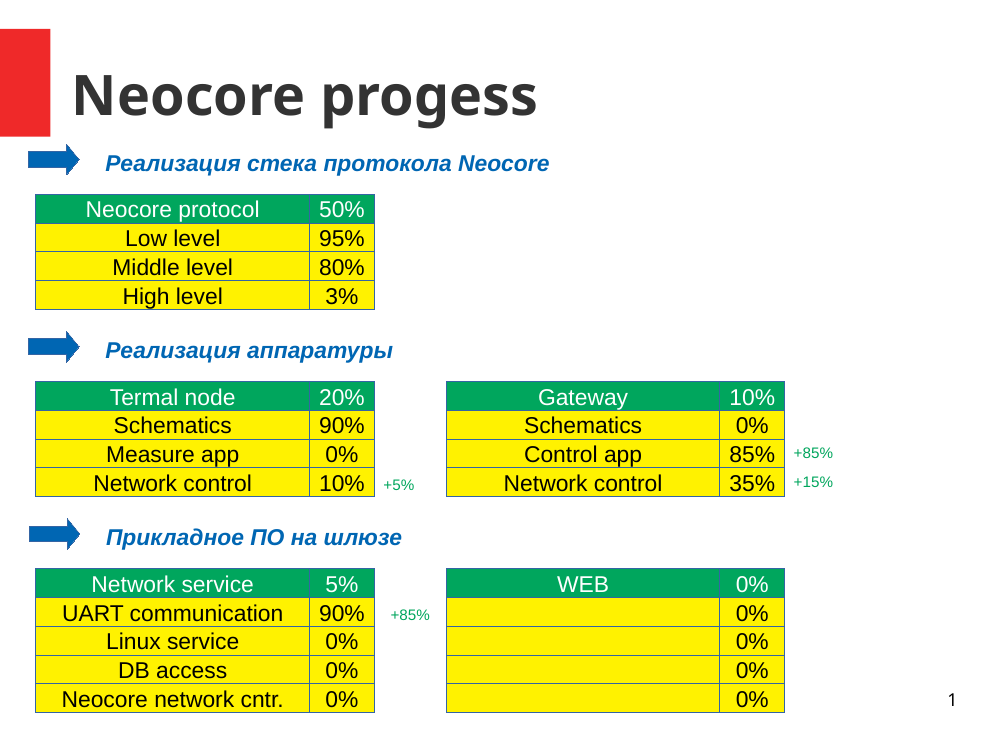
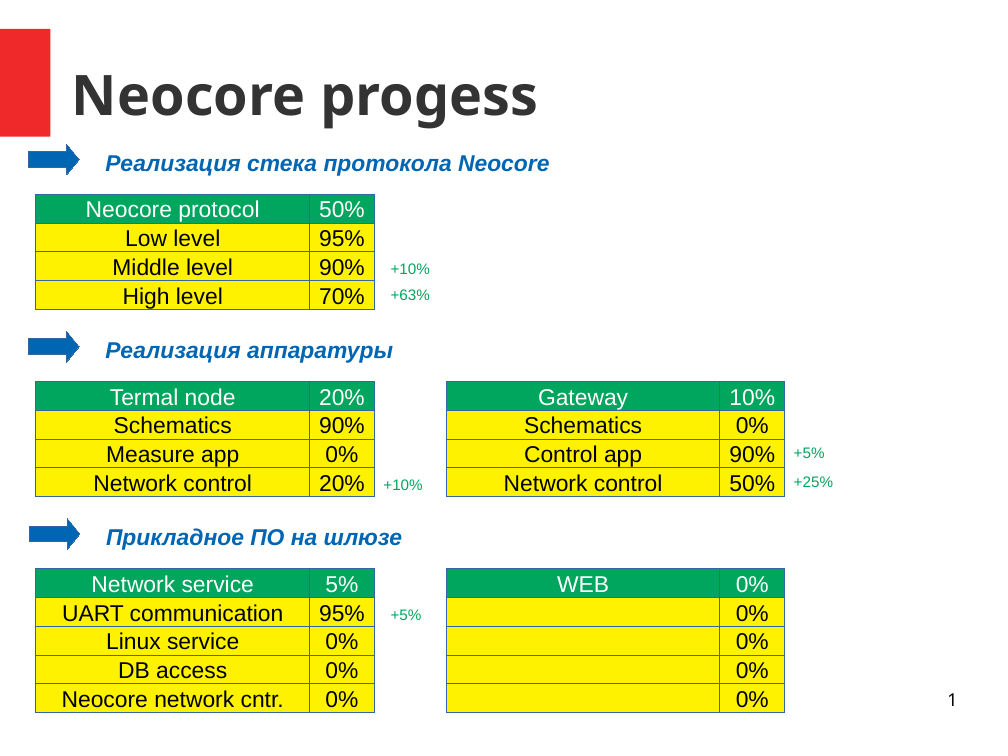
Before and after one commit to saurex83/WMNU, a slide deck: slide 1 of documentation/progress.odp. Drawn at 1008x756 pixels with LibreOffice and Linux fonts; fonts in the diff are those of the drawing. Boxes give left, top, right and bottom in pixels: in the first picture for what was removed or moved away, otherwise in the second. Text is boxed around its words. In the diff, an @@ line names an element or a change of style, - is before the commit and + after.

```diff
--- a/documentation/progress.odp
+++ b/documentation/progress.odp
@@ text in rectangle at (319, 259, 365, 281): text changed @@
-80%
+90%
@@ text added at (391, 263, 430, 274), 12 pt, text #00A65D @@
++10%
@@ text in rectangle at (319, 288, 365, 310): text changed @@
-3%
+70%
@@ text added at (391, 289, 430, 300), 12 pt, text #00A65D @@
++63%
@@ text in rectangle at (729, 446, 775, 468): text changed @@
-85%
+90%
@@ text at (794, 447, 825, 458): text changed @@
-+85%
++5%
@@ text in rectangle at (319, 475, 365, 497): text changed @@
-10%
+20%
@@ text at (383, 479, 422, 490): text changed @@
-+5%
++10%
@@ text in rectangle at (729, 475, 775, 497): text changed @@
-35%
+50%
@@ text at (794, 476, 833, 487): text changed @@
-+15%
++25%
@@ text in rectangle at (319, 605, 365, 622): text changed @@
-90%
+95%
@@ text at (391, 609, 422, 620): text changed @@
-+85%
++5%
```
Also in this commit, not shown: 3 slides added, 1 slide removed, 22 other files.
